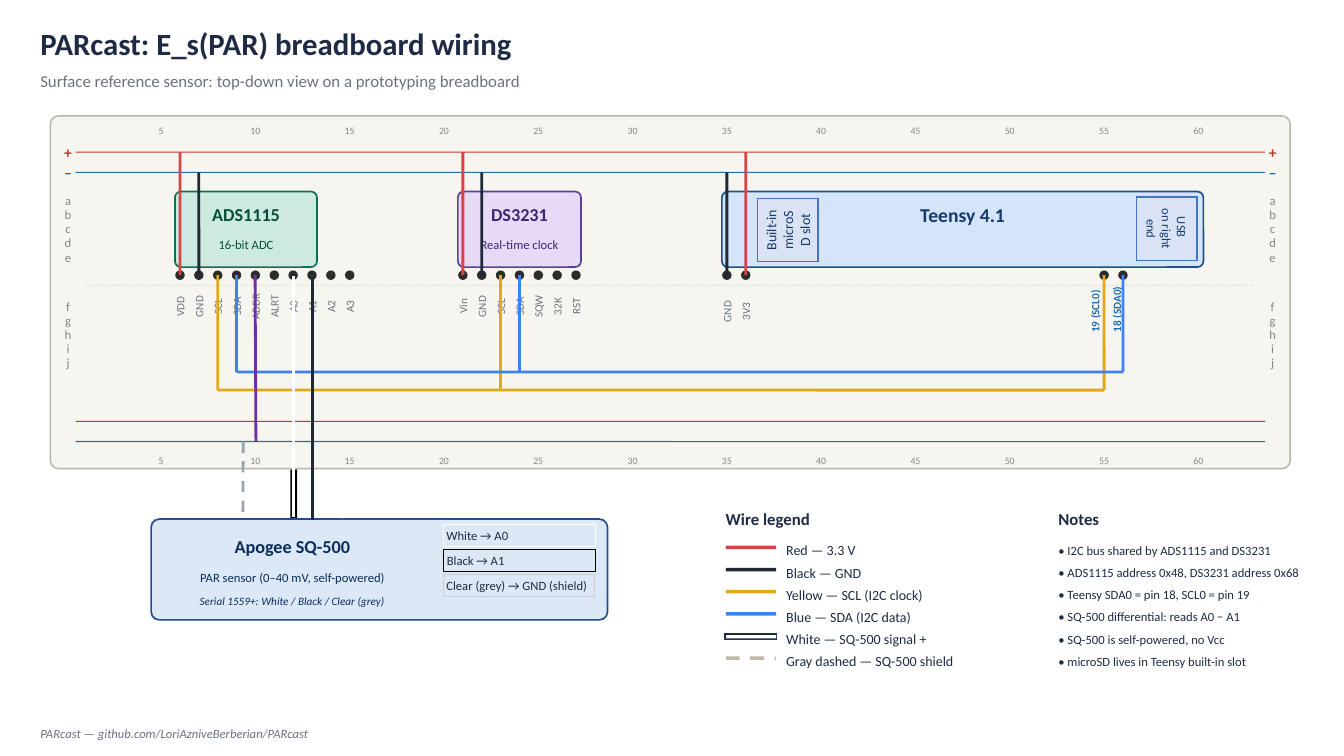
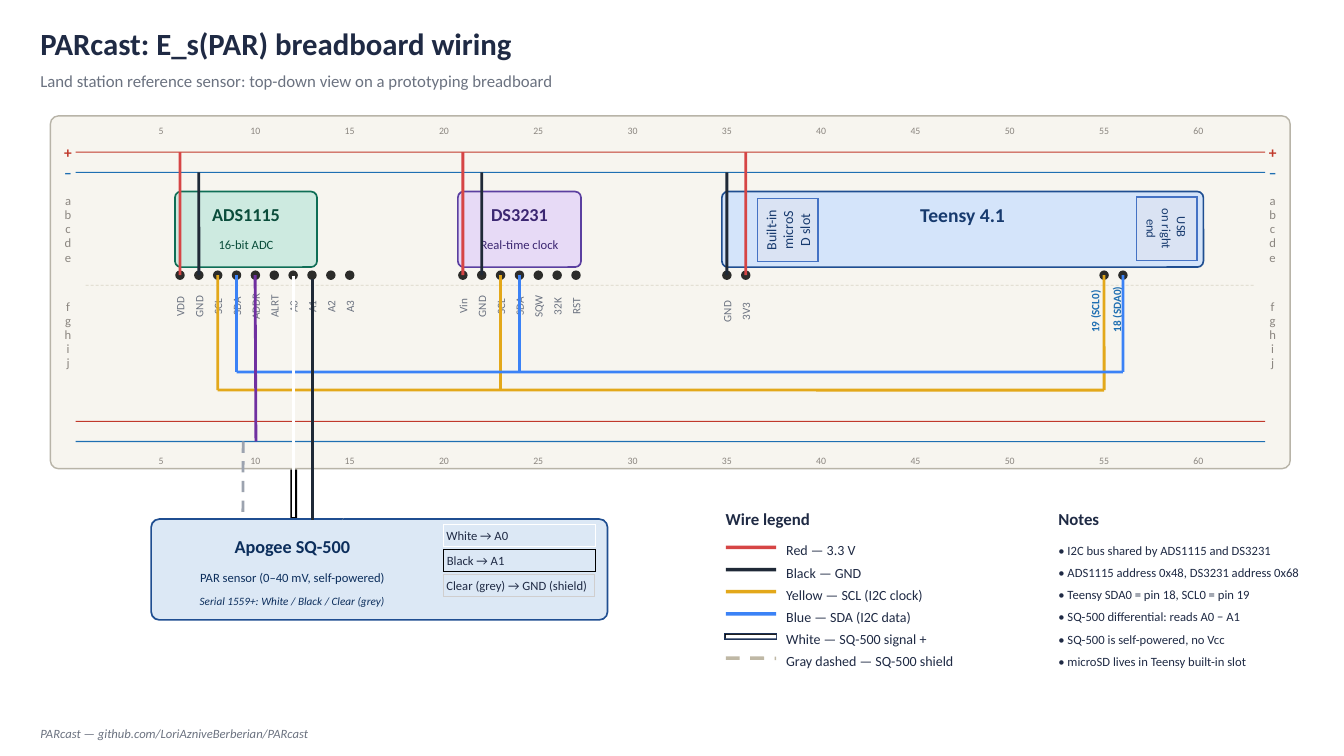
Before and after one commit to LoriAzniveBerberian/PARcast, a slide deck: slide 1 of prototyping/E_sPAR_schematic.pptx. Drawn at 1344x756 pixels with LibreOffice and Linux fonts; fonts in the diff are those of the drawing. Boxes give left, top, right and bottom in pixels: in the first picture for what was removed or moved away, otherwise in the second. Text is boxed around its words. In the diff, an @@ line names an element or a change of style, - is before the commit and + after.

```diff
--- a/prototyping/E_sPAR_schematic.pptx
+++ b/prototyping/E_sPAR_schematic.pptx
@@ text at <box>40,75,552,90</box>: text changed @@
-Surface reference sensor: top-down view on a prototyping breadboard
+Land station reference sensor: top-down view on a prototyping breadboard
```
Also in this commit, not shown: 1 other slide changed, 18 other files.
